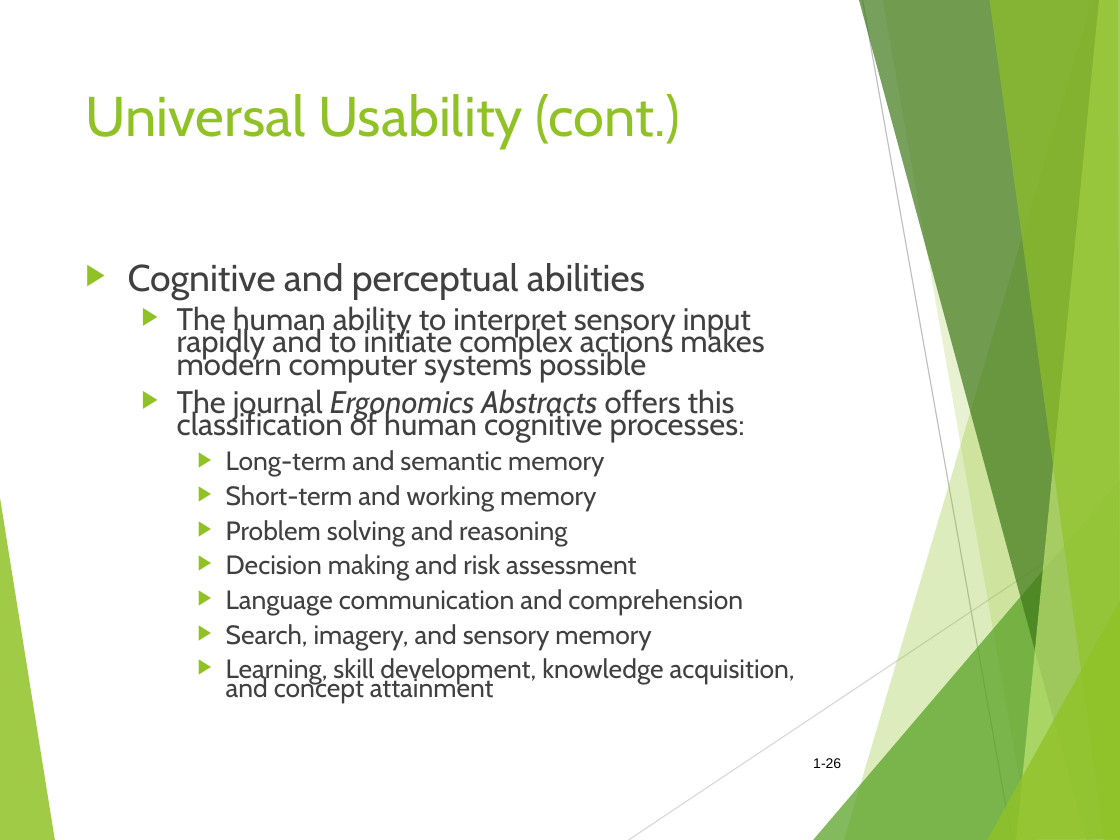
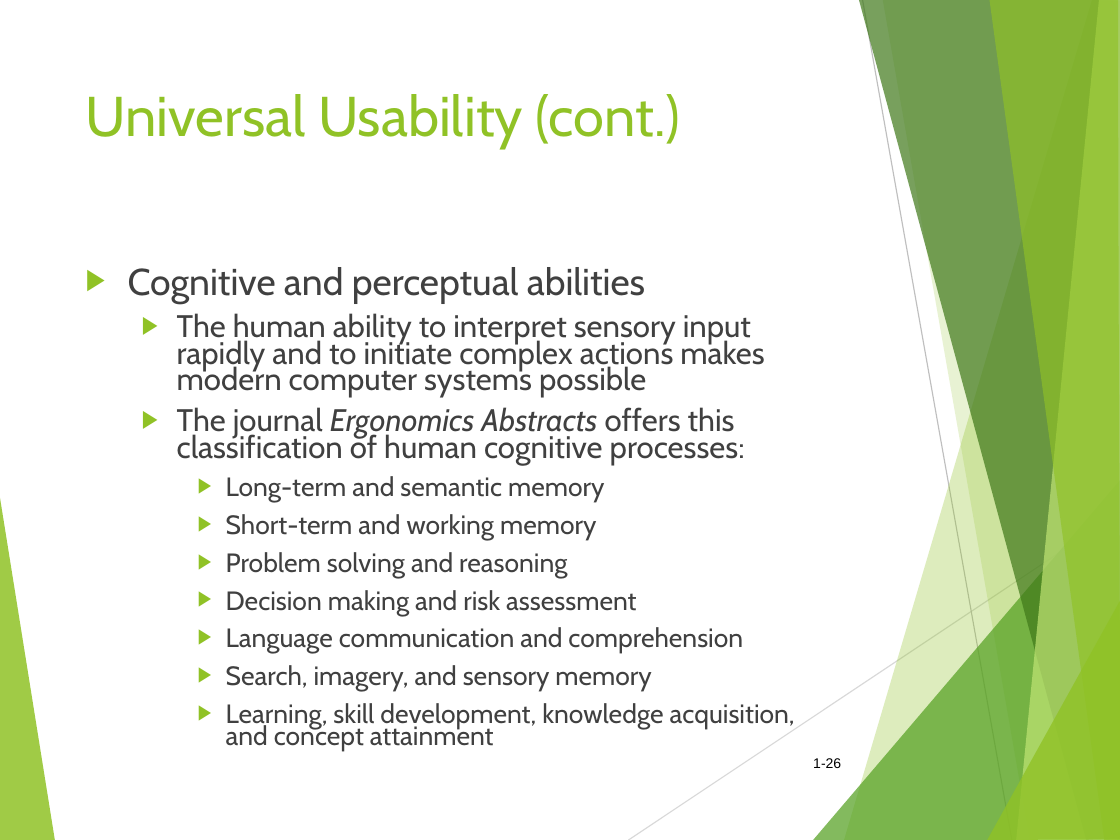
Before and after one commit to Ecleptic/SHSU, a slide deck: slide 26 of SUSU_Spring_2017/3331_Human-Computer_Interaction/DTUI5_chap01.ppt. Drawn at 1120x840 pixels with LibreOffice and Linux fonts; fonts in the diff are those of the drawing. Boxes give left, top, right and bottom in pixels: in the first picture for what was removed or moved away, otherwise in the second. Text is boxed around its words. In the diff, an @@ line names an element or a change of style, - is before the commit and + after.

```diff
--- a/SUSU_Spring_2017/3331_Human-Computer_Interaction/DTUI5_chap01.ppt
+++ b/SUSU_Spring_2017/3331_Human-Computer_Interaction/DTUI5_chap01.ppt
@@ text "Cognitive and perceptual abilities" at bbox=[128, 267, 795, 751]: line spacing 0.6 to 0.7 @@
```
Also in this commit, not shown: 2 other slides changed, 3 other files.
